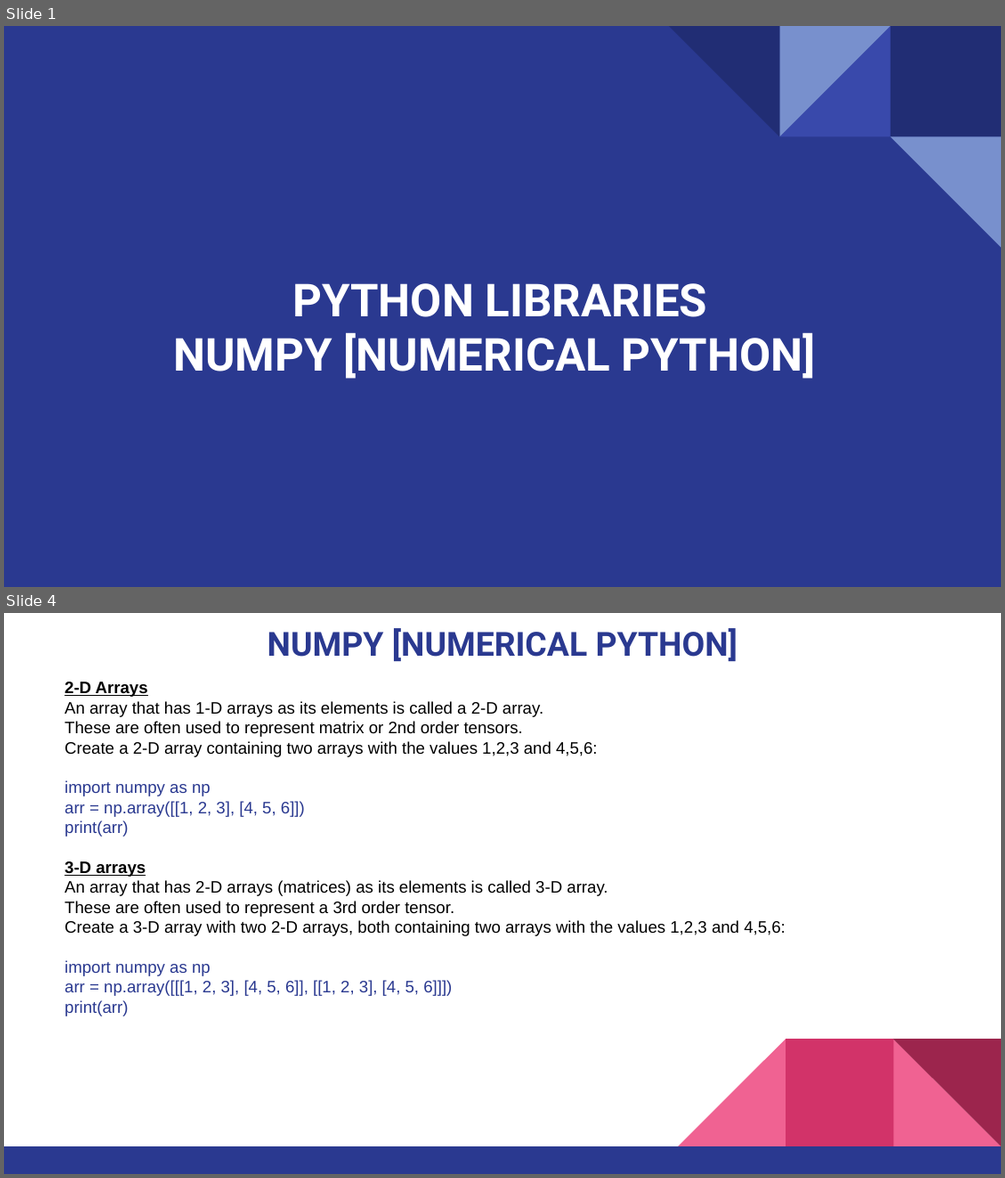
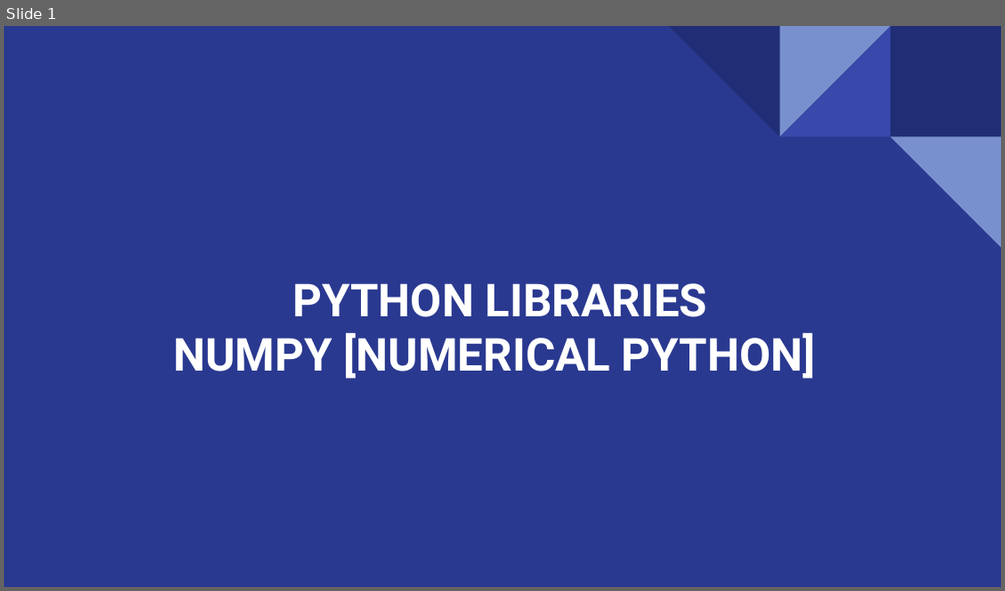
Before and after one commit to NeurocogniAI/ncai-training-program, a slide deck: Week-03/Numpy-Python.pptx. Shown one above the other, each under a label of ours: slides 1 and 4 before the commit, slide 1 after it; the slides between them are not shown. The pictures are 1005x1178 and 1005x591 pixels, drawn with LibreOffice and Linux fonts; fonts in the diff are those of the drawing. Boxes give left, top, right and bottom in pixels: in the first picture for what was removed or moved away, otherwise in the second. Text is boxed around its words. In the diff, an @@ line names an element or a change of style, - is before the commit and + after.

```diff
--- a/Week-03/Numpy-Python.pptx
+++ b/Week-03/Numpy-Python.pptx
@@ slide 4 removed at <box>4,613,1001,1174</box>, background #FFFFFF @@
@@ title removed at <box>267,628,737,662</box> @@
-NUMPY [NUMERICAL PYTHON]
@@ text removed at <box>65,682,785,1016</box> @@
-2-D Arrays
-An array that has 1-D arrays as its elements is called a 2-D array.
-These are often used to represent matrix or 2nd order tensors.
-Create a 2-D array containing two arrays with the values 1,2,3 and 4,5,6:
-import numpy as np
-arr = np.array([[1, 2, 3], [4, 5, 6]])
-print(arr)
-3-D arrays
-An array that has 2-D arrays (matrices) as its elements is called 3-D array.
-These are often used to represent a 3rd order tensor.
-Create a 3-D array with two 2-D arrays, both containing two arrays with the values 1,2,3 and 4,5,6:
-import numpy as np
-arr = np.array([[[1, 2, 3], [4, 5, 6]], [[1, 2, 3], [4, 5, 6]]])
-print(arr)
@@ group removed at <box>4,1038,1001,1174</box>: 3 right triangles, 2 rectangles @@
```
Also in this commit, not shown: 2 slides changed, 12 slides added, 1 other slide removed, 4 other files.
